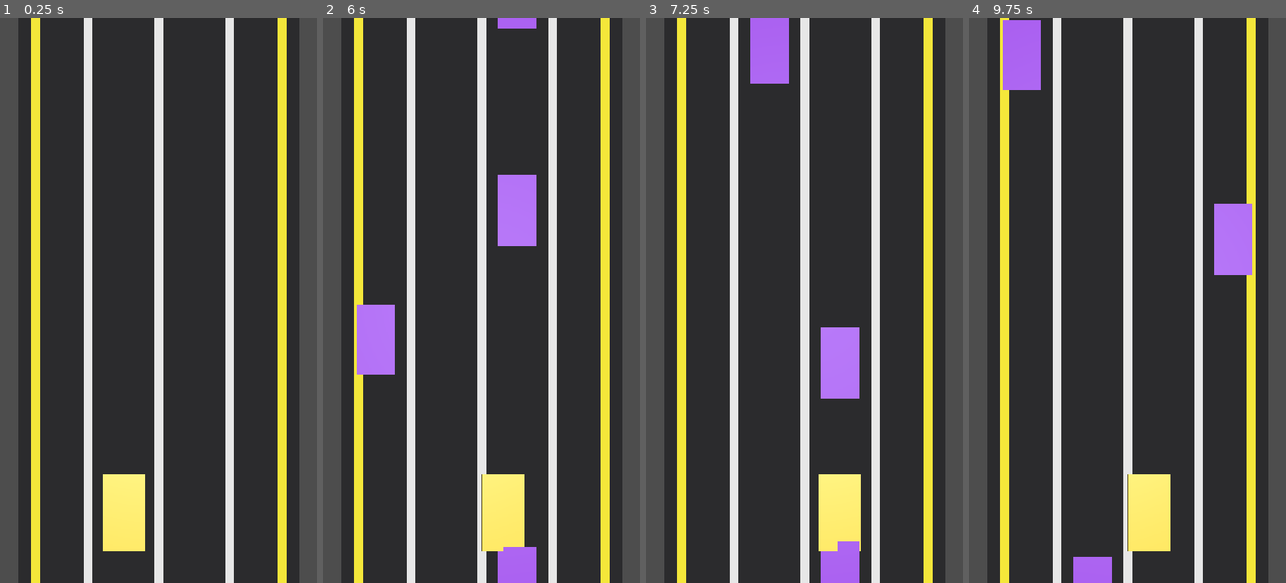
Above: before the commit, frames 1-4 (left to right).
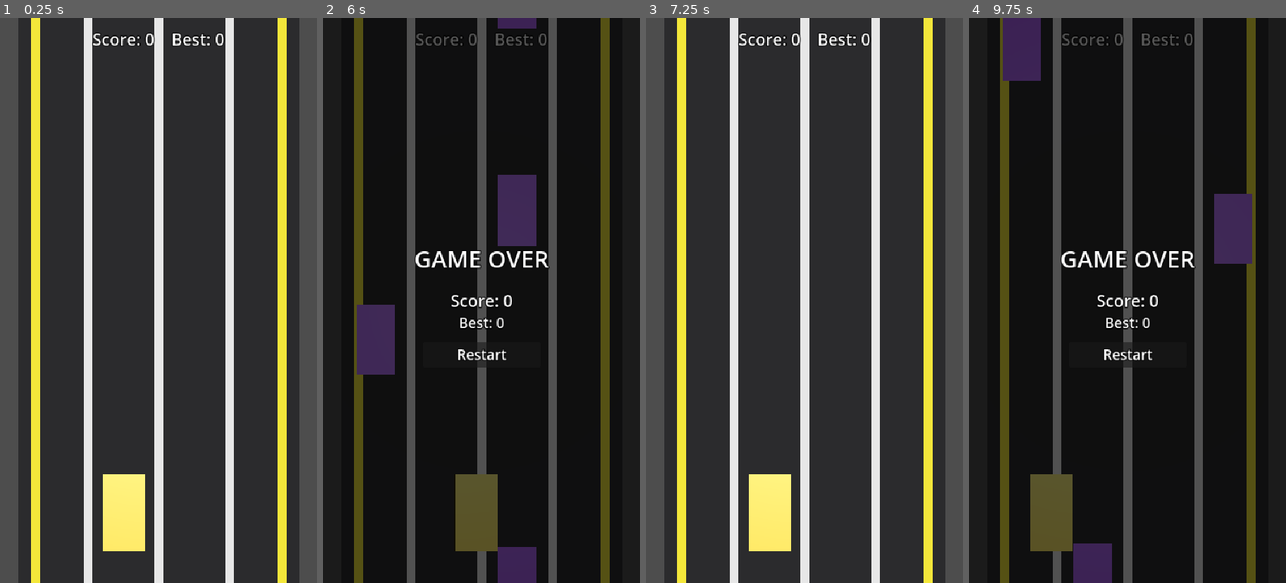
Above: after the commit, the same moments.

Repository: mibazarow/car-game
Game: Godot game, scene res://scenes/Main.tscn
The game is run twice, just before and just after one commit, with the same random seed, the same clock (stepped at 60 frames per second) and the same inputs.
Inputs:
- Up to frame 1 (0.25 s): no input
- Up to frame 2 (6 s): tap Enter (ui_accept) at 0.5, 1.35, 1.52, 1.82, 3.02, 3.32, 4.52, 4.82, 5.85 s; hold Right (move_right) 0.53-1.28 s; hold Enter (ui_accept) 0.53-1.28 s; tap R at 0.6, 1.55, 2.1, 2.85, 4.35, 5.1 s; hold Left (move_left) 1.28-2.03 s; hold Enter (ui_accept) 2.03-2.78 s; hold Right (move_right) 2.03-3.53 s; hold Enter (ui_accept) 3.53-4.28 s; hold Left (move_left) 3.53-5.78 s; hold Enter (ui_accept) 5.03-5.78 s; hold Right (move_right) from 5.78 s (still down)
- Up to frame 3 (7.25 s): keep holding Right (move_right); tap Enter (ui_accept) at 6.02, 6.32 s; tap R at 6.05, 6.6 s; hold Enter (ui_accept) from 6.53 s (still down)
- Up to frame 4 (9.75 s): release Enter (ui_accept) at 7.28 s; tap R at 7.35, 8.85, 9.6 s; tap Enter (ui_accept) at 7.52, 7.82, 9.02, 9.32 s; release Right (move_right) at 8.03 s; hold Enter (ui_accept) 8.03-8.78 s; hold Left (move_left) 8.03-9.53 s; hold Right (move_right) from 9.53 s (still down); hold Enter (ui_accept) from 9.53 s (still down)

The runs differ from the first frame. In frame 1, 0.4% of the frame differs, in the area x 29-71%, y 2-5%; in frame 2, 98%, in the area x 0-100%, y 0-100%; in frame 3, 7.6%; in frame 4, 98%.

Commit message:
Milestone 2: collisions (crash/game-over, catch target), scoring, HUD, restart

Diff:
--- a/autoload/GameState.gd
+++ b/autoload/GameState.gd
@@ -2,8 +2,15 @@
 ## Global game state for "Patrol Rush". Registers input actions and holds
 ## lightweight runtime variables (speed, score, best, current state).
 
+## Emitted whenever `score` changes (so the HUD can refresh).
+signal score_changed
+
+## Path (in user://) where the best score is persisted between runs.
+const BEST_SAVE_PATH := "user://best.cfg"
+
 func _ready() -> void:
 	_register_input_actions()
+	_load_best()
 
 func _register_input_actions() -> void:
 	# move_left: Left arrow / A
@@ -32,7 +39,47 @@
 var speed: float = 12.0
 ## Current score.
 var score: int = 0
-## Best score seen so far.
+## Best score seen so far (persisted).
 var best: int = 0
 ## Current game state: "menu" | "playing" | "paused" | "game_over".
 var state: String = "playing"
+
+
+## Add points to the current score and notify the HUD. Keeps `best` updated.
+func add_score(points: int) -> void:
+	if state != "playing":
+		return
+	score += points
+	if score > best:
+		best = score
+	score_changed.emit()
+
+
+## Called when the run ends (crash). Freezes play and persists the record.
+func game_over() -> void:
+	if state == "game_over":
+		return
+	state = "game_over"
+	if score > best:
+		best = score
+	_save_best()
+	score_changed.emit()
+
+
+## Reset the score and state for a fresh run.
+func reset_run() -> void:
+	score = 0
+	state = "playing"
+	score_changed.emit()
+
+
+func _load_best() -> void:
+	var cfg := ConfigFile.new()
+	if cfg.load(BEST_SAVE_PATH) == OK:
+		best = int(cfg.get_value("score", "best", 0))
+
+
+func _save_best() -> void:
+	var cfg := ConfigFile.new()
+	cfg.set_value("score", "best", best)
+	cfg.save(BEST_SAVE_PATH)
--- a/scenes/FleeingCar.tscn
+++ b/scenes/FleeingCar.tscn
@@ -13,8 +13,10 @@
 [sub_resource type="BoxShape3D" id="Shape_body"]
 size = Vector3(1.1, 0.9, 2.0)
 
-[node name="FleeingCar" type="Node3D"]
+[node name="FleeingCar" type="Area3D"]
 script = ExtResource("1_fleeing")
+collision_layer = 4
+collision_mask = 0
 
 [node name="Mesh" type="MeshInstance3D" parent="."]
 mesh = SubResource("BoxMesh_body")
--- /dev/null
+++ b/scenes/GameOverScreen.tscn
@@ -0,0 +1,91 @@
+[gd_scene load_steps=2 format=3 uid="uid://gameover0screen"]
+
+[ext_resource type="Script" path="res://scripts/game_over.gd" id="1_over"]
+
+[node name="GameOverScreen" type="CanvasLayer"]
+layer = 2
+visible = false
+script = ExtResource("1_over")
+
+[node name="Panel" type="Control" parent="."]
+layout_mode = 2
+anchors_preset = 15
+anchor_right = 1.0
+anchor_bottom = 1.0
+
+[node name="Background" type="ColorRect" parent="Panel"]
+layout_mode = 2
+anchors_preset = 15
+anchor_right = 1.0
+anchor_bottom = 1.0
+color = Color(0, 0, 0, 0.65)
+
+[node name="Title" type="Label" parent="Panel"]
+layout_mode = 2
+anchors_preset = 8
+anchor_left = 0.5
+anchor_top = 0.5
+anchor_right = 0.5
+anchor_bottom = 0.5
+offset_left = -200.0
+offset_top = -100.0
+offset_right = 200.0
+offset_bottom = -50.0
+theme_override_font_sizes/font_size = 40
+theme_override_colors/font_color = Color(1, 1, 1, 1)
+theme_override_colors/font_outline_color = Color(0, 0, 0, 1)
+theme_override_constants/outline_size = 6
+horizontal_alignment = 1
+text = "GAME OVER"
+
+[node name="ScoreValue" type="Label" parent="Panel"]
+layout_mode = 2
+anchors_preset = 8
+anchor_left = 0.5
+anchor_top = 0.5
+anchor_right = 0.5
+anchor_bottom = 0.5
+offset_left = -200.0
+offset_top = -20.0
+offset_right = 200.0
+offset_bottom = 10.0
+theme_override_font_sizes/font_size = 28
+theme_override_colors/font_color = Color(1, 1, 1, 1)
+theme_override_colors/font_outline_color = Color(0, 0, 0, 1)
+theme_override_constants/outline_size = 6
+horizontal_alignment = 1
+
+[node name="BestValue" type="Label" parent="Panel"]
+layout_mode = 2
+anchors_preset = 8
+anchor_left = 0.5
+anchor_top = 0.5
+anchor_right = 0.5
+anchor_bottom = 0.5
+offset_left = -200.0
+offset_top = 20.0
+offset_right = 200.0
+offset_bottom = 48.0
+theme_override_font_sizes/font_size = 24
+theme_override_colors/font_color = Color(1, 1, 1, 1)
+theme_override_colors/font_outline_color = Color(0, 0, 0, 1)
+theme_override_constants/outline_size = 6
+horizontal_alignment = 1
+
+[node name="RestartButton" type="Button" parent="Panel"]
+layout_mode = 2
+anchors_preset = 8
+anchor_left = 0.5
+anchor_top = 0.5
+anchor_right = 0.5
+anchor_bottom = 0.5
+offset_left = -100.0
+offset_top = 70.0
+offset_right = 100.0
+offset_bottom = 110.0
+theme_override_font_sizes/font_size = 24
+theme_override_colors/font_color = Color(1, 1, 1, 1)
+theme_override_colors/font_outline_color = Color(0, 0, 0, 1)
+theme_override_constants/outline_size = 6
+horizontal_alignment = 1
+text = "Restart"
--- /dev/null
+++ b/scenes/HUD.tscn
@@ -0,0 +1,20 @@
+[gd_scene load_steps=2 format=3 uid="uid://hud0screen01"]
+
+[ext_resource type="Script" path="res://scripts/hud.gd" id="1_hud"]
+
+[node name="HUD" type="CanvasLayer"]
+layer = 1
+script = ExtResource("1_hud")
+
+[node name="ScoreLabel" type="Label" parent="."]
+anchor_left = 0.5
+anchor_right = 0.5
+offset_left = -130.0
+offset_top = 16.0
+offset_right = 130.0
+offset_bottom = 48.0
+theme_override_font_sizes/font_size = 28
+theme_override_colors/font_color = Color(1, 1, 1, 1)
+theme_override_colors/font_outline_color = Color(0, 0, 0, 1)
+theme_override_constants/outline_size = 6
+horizontal_alignment = 1
--- a/scenes/Main.tscn
+++ b/scenes/Main.tscn
@@ -1,9 +1,11 @@
-[gd_scene load_steps=7 format=3 uid="uid://c1m4n7p2q9r3s5"]
+[gd_scene load_steps=9 format=3 uid="uid://c1m4n7p2q9r3s5"]
 
 [ext_resource type="PackedScene" path="res://scenes/RoadGenerator.tscn" id="1_roadgen"]
 [ext_resource type="PackedScene" path="res://scenes/PlayerCar.tscn" id="2_player"]
 [ext_resource type="PackedScene" path="res://scenes/TrafficSpawner.tscn" id="3_spawner"]
 [ext_resource type="PackedScene" path="res://scenes/FleeingCar.tscn" id="4_fleeing"]
+[ext_resource type="PackedScene" path="res://scenes/HUD.tscn" id="5_hud"]
+[ext_resource type="PackedScene" path="res://scenes/GameOverScreen.tscn" id="6_over"]
 
 [node name="Main" type="Node3D"]
 
@@ -28,3 +30,7 @@
 [node name="TrafficSpawner" parent="." instance=ExtResource("3_spawner")]
 
 [node name="FleeingCar" parent="." instance=ExtResource("4_fleeing")]
+
+[node name="HUD" parent="." instance=ExtResource("5_hud")]
+
+[node name="GameOverScreen" parent="." instance=ExtResource("6_over")]
--- a/scenes/PlayerCar.tscn
+++ b/scenes/PlayerCar.tscn
@@ -13,8 +13,20 @@
 [sub_resource type="BoxShape3D" id="Shape_body"]
 size = Vector3(1.2, 0.9, 2.2)
 
+[sub_resource type="BoxShape3D" id="Shape_detect"]
+size = Vector3(1.4, 1.6, 2.6)
+
 [node name="PlayerCar" type="CharacterBody3D"]
 script = ExtResource("1_player")
+collision_mask = 0
+
+[node name="DetectArea" type="Area3D" parent="."]
+monitoring = true
+collision_layer = 0
+collision_mask = 6
+
+[node name="CollisionShape3D" type="CollisionShape3D" parent="DetectArea"]
+shape = SubResource("Shape_detect")
 
 [node name="Body" type="Node3D" parent="."]
 
--- a/scenes/TrafficCar.tscn
+++ b/scenes/TrafficCar.tscn
@@ -13,8 +13,10 @@
 [sub_resource type="BoxShape3D" id="Shape_car"]
 size = Vector3(1.1, 0.9, 2.0)
 
-[node name="TrafficCar" type="Node3D"]
+[node name="TrafficCar" type="Area3D"]
 script = ExtResource("1_traffic")
+collision_layer = 2
+collision_mask = 0
 
 [node name="Mesh" type="MeshInstance3D" parent="."]
 mesh = SubResource("BoxMesh_car")
--- a/scripts/fleeing/fleeing_car.gd
+++ b/scripts/fleeing/fleeing_car.gd
@@ -1,7 +1,9 @@
-extends Node3D
+extends Area3D
+class_name FleeingCar
 ## Autonomous fleeing target car (visual placeholder).
 ## Top-down view: +Y is up, world "forward" (travel direction) is -Z.
 ## The car stays pinned near the top of the screen and wanders between lanes.
+## Detected via Area3D; catching it awards score and relocates the target.
 
 # Lane center X positions (lanes 0..3, left -> right).
 const LANE_X: Array[float] = [-3.0, -1.0, 1.0, 3.0]
@@ -22,8 +24,19 @@
 func _ready() -> void:
 	position.x = LANE_X[current_lane]
 	position.z = Z_POS
+	add_to_group("fleeing")
 
-func _process(delta: float) -> void:
+## Relocate the target to a new random lane (different from the current one).
+func respawn() -> void:
+	var new_lane: int = randi_range(0, 3)
+	while new_lane == current_lane:
+		new_lane = randi_range(0, 3)
+	current_lane = new_lane
+	position.x = LANE_X[current_lane]
+	position.z = Z_POS
+	_change_timer = randf_range(CHANGE_INTERVAL_MIN, CHANGE_INTERVAL_MAX)
+
+func _physics_process(delta: float) -> void:
 	# Keep the car pinned at the top of the screen; the world scrolls instead.
 	position.z = Z_POS
 
--- /dev/null
+++ b/scripts/game_over.gd
@@ -0,0 +1,31 @@
+extends CanvasLayer
+## Game Over screen: hidden while playing, shown when GameState.state == "game_over".
+## Shows the final score and best, and restarts on request.
+
+var _score_value: Label
+var _best_value: Label
+var _restart_button: Button
+
+func _ready() -> void:
+	_score_value = $Panel/ScoreValue
+	_best_value = $Panel/BestValue
+	_restart_button = $Panel/RestartButton
+	_restart_button.pressed.connect(_restart)
+
+func _process(_delta: float) -> void:
+	visible = (GameState.state == "game_over")
+	if visible:
+		_score_value.text = "Score: %d" % GameState.score
+		_best_value.text = "Best: %d" % GameState.best
+
+func _unhandled_input(event: InputEvent) -> void:
+	if !visible:
+		return
+	if event.is_action_pressed("ui_accept"):
+		_restart()
+	elif event is InputEventKey and event.pressed and event.keycode == KEY_R:
+		_restart()
+
+func _restart() -> void:
+	GameState.reset_run()
+	get_tree().reload_current_scene()
--- /dev/null
+++ b/scripts/hud.gd
@@ -0,0 +1,12 @@
+extends CanvasLayer
+## Minimal in-game HUD: shows the current score and best score at the top.
+
+var _score_label: Label
+
+func _ready() -> void:
+	_score_label = $ScoreLabel
+	_refresh()
+	GameState.score_changed.connect(_refresh)
+
+func _refresh() -> void:
+	_score_label.text = "Score: %d    Best: %d" % [GameState.score, GameState.best]
--- a/scripts/player/player_car.gd
+++ b/scripts/player/player_car.gd
@@ -19,10 +19,13 @@
 var current_lane: int = 1
 var target_lane: int = 1
 var _body: Node3D
+var _detect: Area3D
 var _prev_x: float
 
 func _ready() -> void:
 	_body = get_node("Body")
+	_detect = get_node("DetectArea")
+	_detect.area_entered.connect(_on_area_entered)
 	# Start centered in the middle lane.
 	var start_x: float = LANE_X[current_lane]
 	global_position.x = start_x
@@ -34,7 +37,20 @@
 	elif event.is_action_pressed("move_right"):
 		target_lane = clamp(target_lane + 1, 0, 3)
 
+func _on_area_entered(area: Area3D) -> void:
+	if GameState.state != "playing":
+		return
+	if area is TrafficCar:
+		GameState.game_over()
+	elif area.is_in_group("fleeing"):
+		GameState.add_score(100)
+		var f: Node = get_tree().get_first_node_in_group("fleeing")
+		if f != null:
+			f.respawn()
+
 func _physics_process(delta: float) -> void:
+	if GameState.state != "playing":
+		return
 	# Keep the car fixed at the bottom of the screen; the world scrolls instead.
 	global_position.z = PLAYER_Z
 
--- a/scripts/traffic/traffic_car.gd
+++ b/scripts/traffic/traffic_car.gd
@@ -1,7 +1,7 @@
-extends Node3D
+extends Area3D
 class_name TrafficCar
 ## Placeholder traffic car (enemy). A purple box that scrolls toward the
-## player along the endless 4-lane road. No collisions / game-over yet.
+## player along the endless 4-lane road. Detected via Area3D for game-over.
 ## Top-down view: +Y is up, world "forward" (travel) is -Z, road scrolls +Z.
 
 # Lane center X positions (lanes 0..3, left -> right).
@@ -44,7 +44,7 @@
 func is_active() -> bool:
 	return active
 
-func _process(delta: float) -> void:
+func _physics_process(delta: float) -> void:
 	position.z += speed_z * delta
 	if position.z > RECYCLE_Z:
 		deactivate()
Not shown, added: autoload/GameState.gd.uid
Not shown: 1 places in scenes/FleeingCar.tscn that only renumber resources
Not shown: 1 places in scenes/PlayerCar.tscn that only renumber resources
Not shown: 1 places in scenes/TrafficCar.tscn that only renumber resources
Not shown, added: scripts/game_over.gd.uid
Not shown, added: scripts/hud.gd.uid
Not shown, added: scripts/player/player_car.gd.uid
Not shown, changed: process.md
